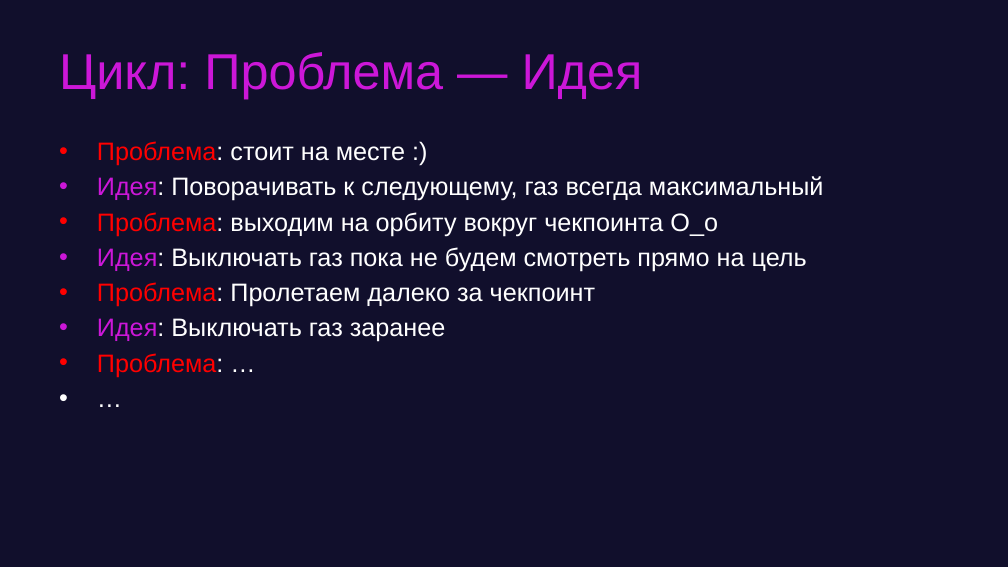
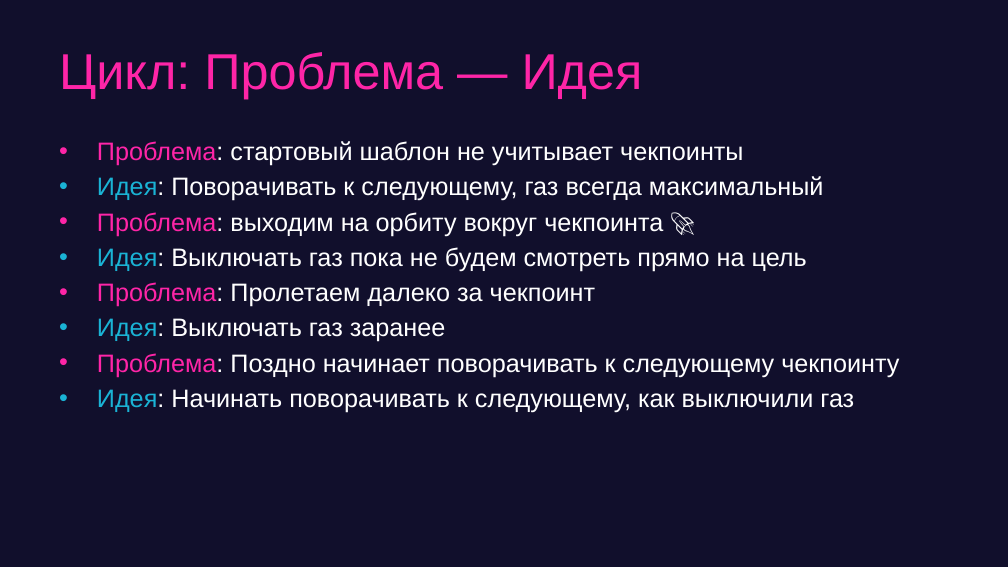
Before and after one commit to game-ai-course/game-ai-school, a slide deck: slide 6 of day1-montecarlo.pptx (slide 7 before the commit). Drawn at 1008x567 pixels with LibreOffice and Linux fonts; fonts in the diff are those of the drawing. Boxes give left, top, right and bottom in pixels: in the first picture for what was removed or moved away, otherwise in the second. Text is boxed around its words. In the diff, an @@ line names an element or a change of style, - is before the commit and + after.

```diff
--- a/day1-montecarlo.pptx
+++ b/day1-montecarlo.pptx
@@ title "Цикл: Проблема — Идея" at (59, 52, 643, 99): text colour #CC17D8 to #FE25A7 @@
@@ text at (97, 141, 743, 166): text changed @@
-• Проблема: стоит на месте :)
+• Проблема: стартовый шаблон не учитывает чекпоинты
@@ text at (97, 176, 824, 342): text colour #CC17D8 to #1AB3D5 in "Идея:", "Идея:", "Идея:"; text colour #FF0000 to #FE25A7 in "Проблема:" @@
@@ text at (97, 212, 663, 236): text changed @@
-• Проблема: выходим на орбиту вокруг чекпоинта O_o
+• Проблема: выходим на орбиту вокруг чекпоинта 🚀
@@ text at (97, 353, 899, 413): text changed; text colour #FF0000 to #FFFFFF @@
-• Проблема: …
-• …
+• Проблема: Поздно начинает поворачивать к следующему чекпоинту
+• Идея: Начинать поворачивать к следующему, как выключили газ
```
Also in this commit, not shown: 15 other slides changed, 9 slides added, 12 slides removed, 5 other files.
